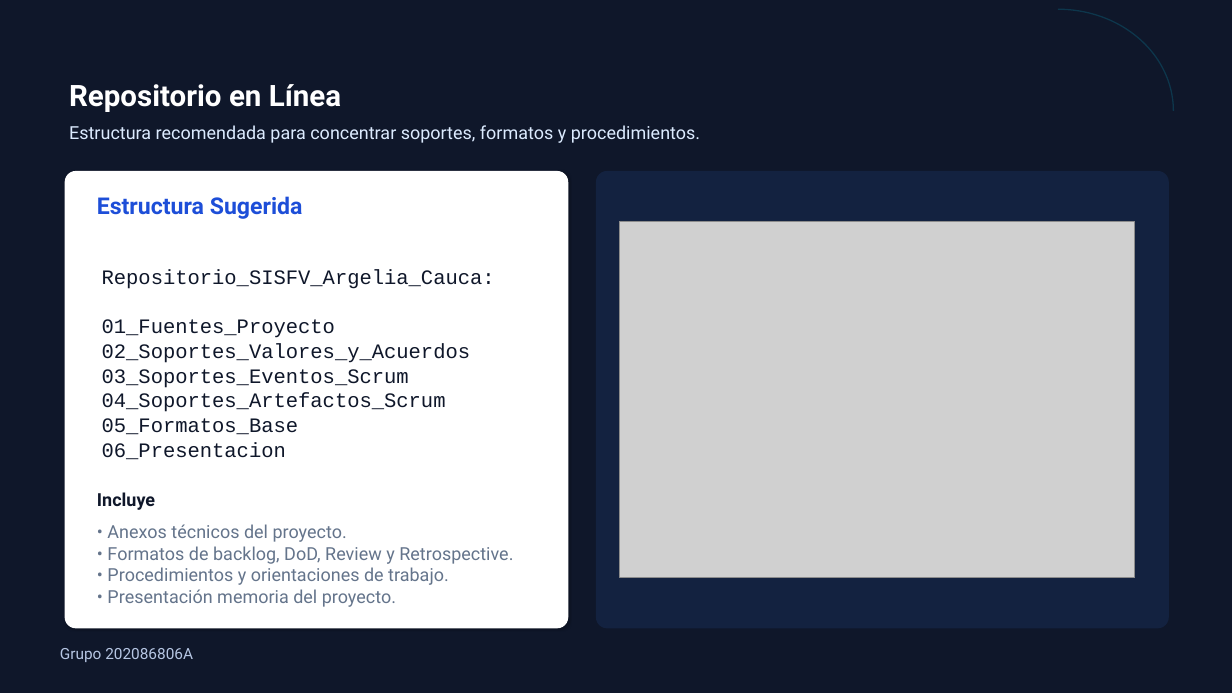
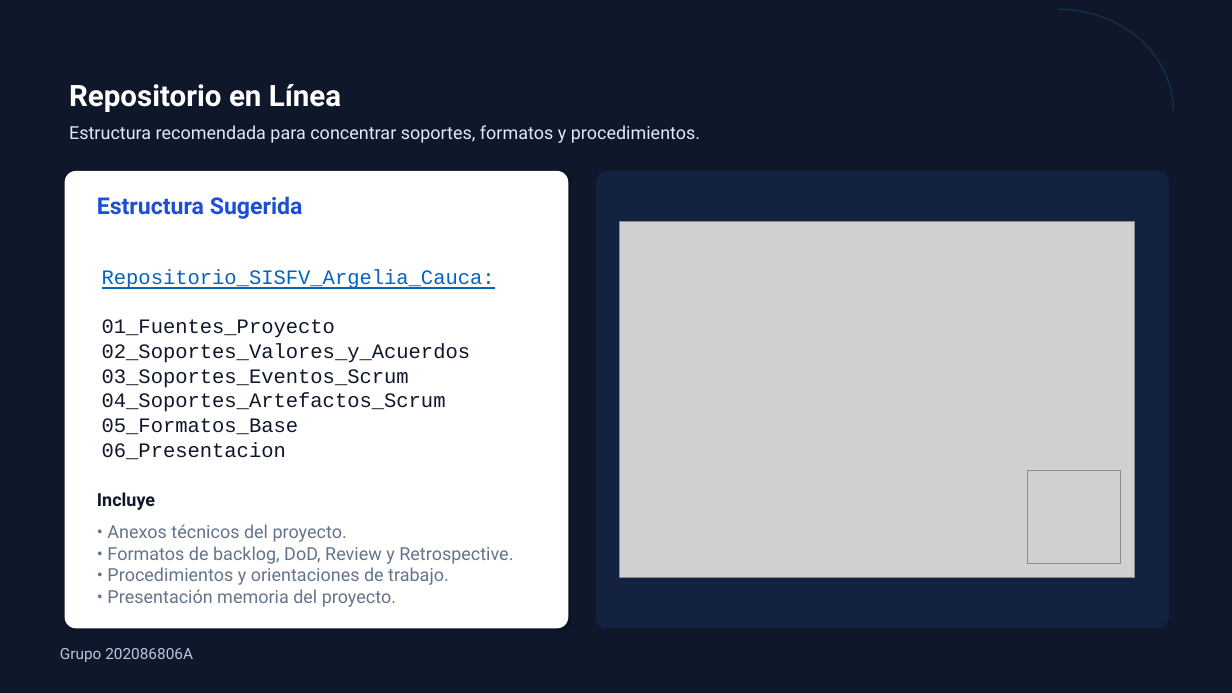
Before and after one commit to urreaq/SISFV-Argelia-Cauca-Scrum, a slide deck: slide 6 of 06_Presentacion/Presentacion_Memoria_SISFV_Argelia_Cauca.pptx. Drawn at 1232x693 pixels with LibreOffice and Linux fonts; fonts in the diff are those of the drawing; grey boxes stand for pictures. Boxes give left, top, right and bottom in pixels: in the first picture for what was removed or moved away, otherwise in the second. Text is boxed around its words. In the diff, an @@ line names an element or a change of style, - is before the commit and + after.

```diff
--- a/06_Presentacion/Presentacion_Memoria_SISFV_Argelia_Cauca.pptx
+++ b/06_Presentacion/Presentacion_Memoria_SISFV_Argelia_Cauca.pptx
@@ text at (102,270,495,289): text colour #0F172A to #0563C1, underline on in "Repositorio_SISFV_Argelia_Cauca:" @@
@@ picture added at (1028,471,1120,564) @@
```
